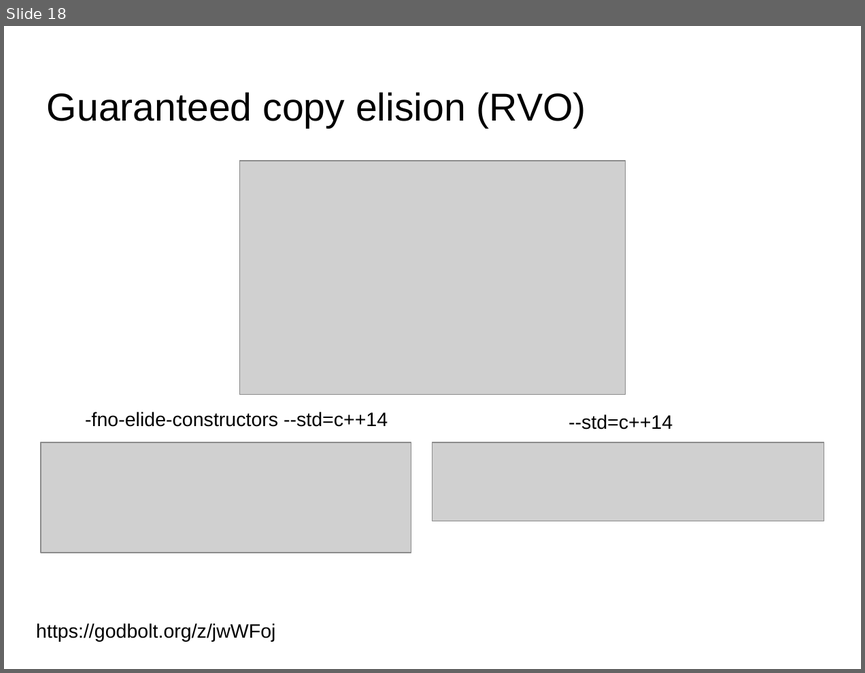
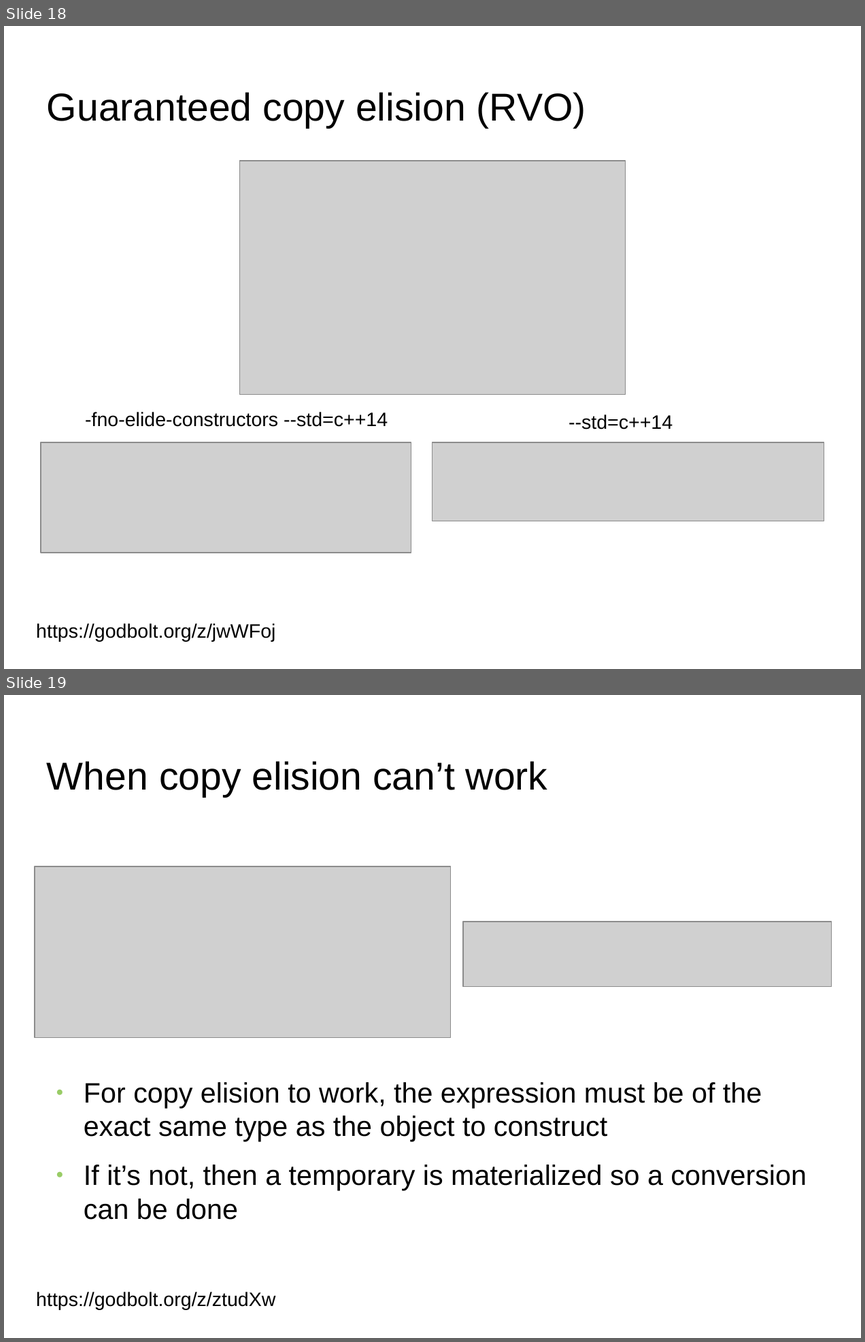
Before and after one commit to FranckRJ/CPP-trainings, a slide deck: traning-move.pt1.odp. Shown one above the other, each under a label of ours: slide 18 before the commit, slides 18 and 19 after it. The pictures are 865x673 and 865x1342 pixels, drawn with LibreOffice and Linux fonts; fonts in the diff are those of the drawing; grey boxes stand for pictures; background and template pictures are left out. Boxes give left, top, right and bottom in pixels: in the first picture for what was removed or moved away, otherwise in the second. Text is boxed around its words. In the diff, an @@ line names an element or a change of style, - is before the commit and + after.

Commit message:
Modif mineure sur la copy elision + exemple de quand ça ne marche pas.

```diff
--- a/traning-move.pt1.odp
+++ b/traning-move.pt1.odp
@@ slide 19 added at [4, 695, 861, 1338], background picture (left out) @@
@@ title added at [47, 761, 548, 797], 36 pt, text #000000 @@
+When copy elision can’t work
@@ picture added at [35, 866, 450, 1037] @@
@@ picture added at [464, 921, 832, 986] @@
@@ text added at [84, 1082, 806, 1219], 26 pt, text #000000 @@
+● For copy elision to work, the expression must be of the exact same type as the object to construct
+● If it’s not, then a temporary is materialized so a conversion can be done
@@ text added at [36, 1291, 275, 1309], 18 pt, text #000000 @@
+https://godbolt.org/z/ztudXw
```
Also in this commit, not shown: 4 slides changed, 1 other file.
